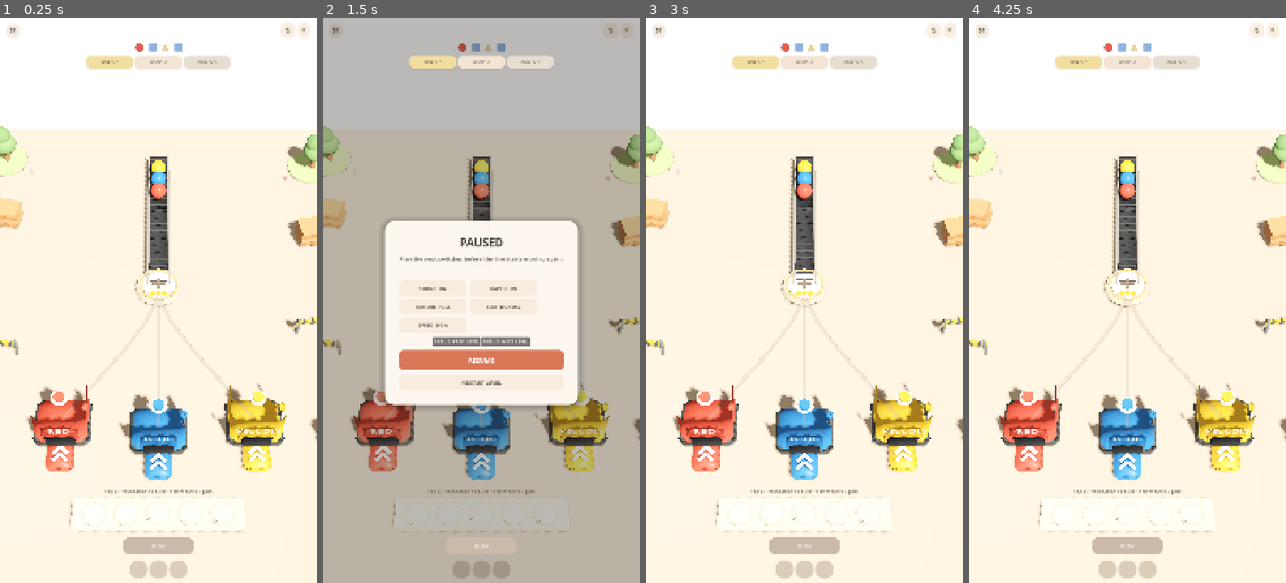
Above: before the commit, frames 1-4 (left to right).
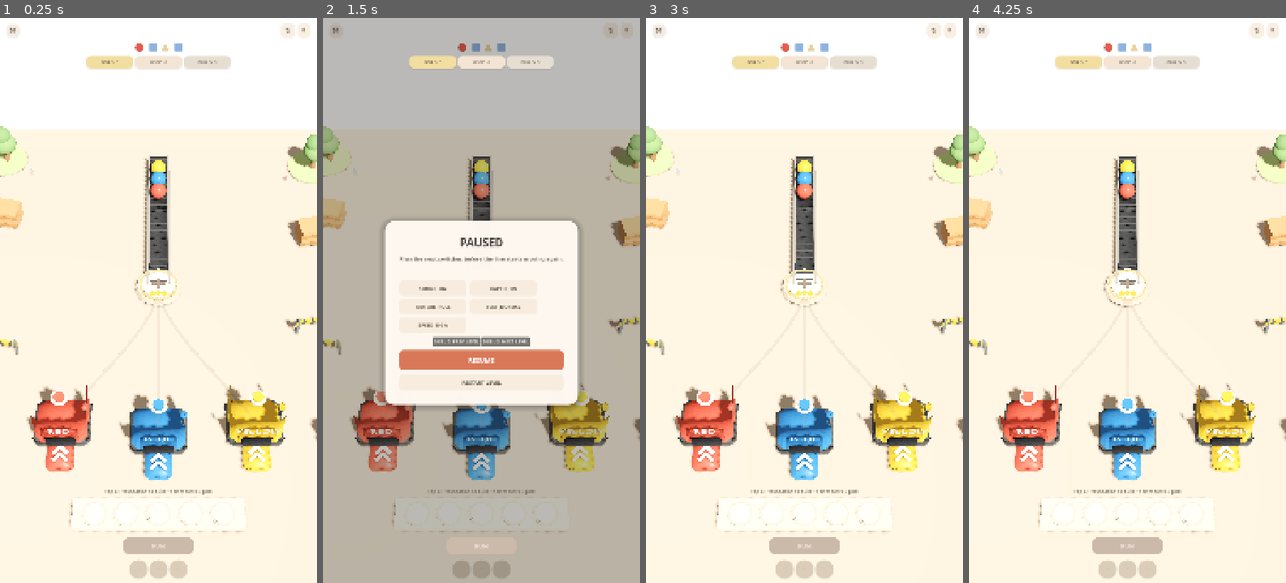
Above: after the commit, the same moments.

Repository: mocchaust64/rail_game
Game: Godot game, scene res://app/main.tscn
The game is run twice, just before and just after one commit, with the same random seed, the same clock (stepped at 60 frames per second) and the same inputs.
Inputs:
- Up to frame 1 (0.25 s): no input
- Up to frame 2 (1.5 s): click "↻" at 0.5 s; click "Ⅱ" at 1.25 s
- Up to frame 3 (3 s): click "TEXT NORMAL" at 2 s; click "RESTART LEVEL" at 2.75 s
- Up to frame 4 (4.25 s): click "↻" at 3.5 s

The runs differ from the first frame. In frame 1, less than 0.1% of the frame differs, in the area x 20-81%, y 55-72%; in frame 2, less than 0.1%; in frame 3, less than 0.1%; in frame 4, less than 0.1%.

Commit message:
art: fade route previews another step

Diff:
--- a/gameplay/track_visuals.gd
+++ b/gameplay/track_visuals.gd
@@ -11,9 +11,9 @@
 const RAIL_OFFSET := 0.35
 const RAIL_RADIUS := 0.045
 const RAIL_HEIGHT := 0.19
-const PREVIEW_WIDTH := 0.115
-const PREVIEW_HEIGHT := 0.025
-const PREVIEW_Y := 0.115
+const PREVIEW_WIDTH := 0.09
+const PREVIEW_HEIGHT := 0.020
+const PREVIEW_Y := 0.112
 
 
 static func create_path(
@@ -38,7 +38,7 @@
             [-RAIL_OFFSET, RAIL_OFFSET],
             RAIL_RADIUS,
             RAIL_HEIGHT,
-            VisualFactory.material(Color("#AAA9A3"), 0.42, 0.0, 0.16)
+            VisualFactory.material(Color("#A7A6A0"), 0.46, 0.0, 0.12)
         )
 
     if show_belt:
@@ -87,7 +87,7 @@
         PREVIEW_WIDTH,
         PREVIEW_HEIGHT,
         PREVIEW_Y,
-        VisualFactory.material(Color(0.48, 0.46, 0.43, 0.34), 0.76, 0.0, 0.02)
+        VisualFactory.material(Color(0.38, 0.37, 0.35, 0.20), 0.82, 0.0, 0.0)
     )
     return root
 
